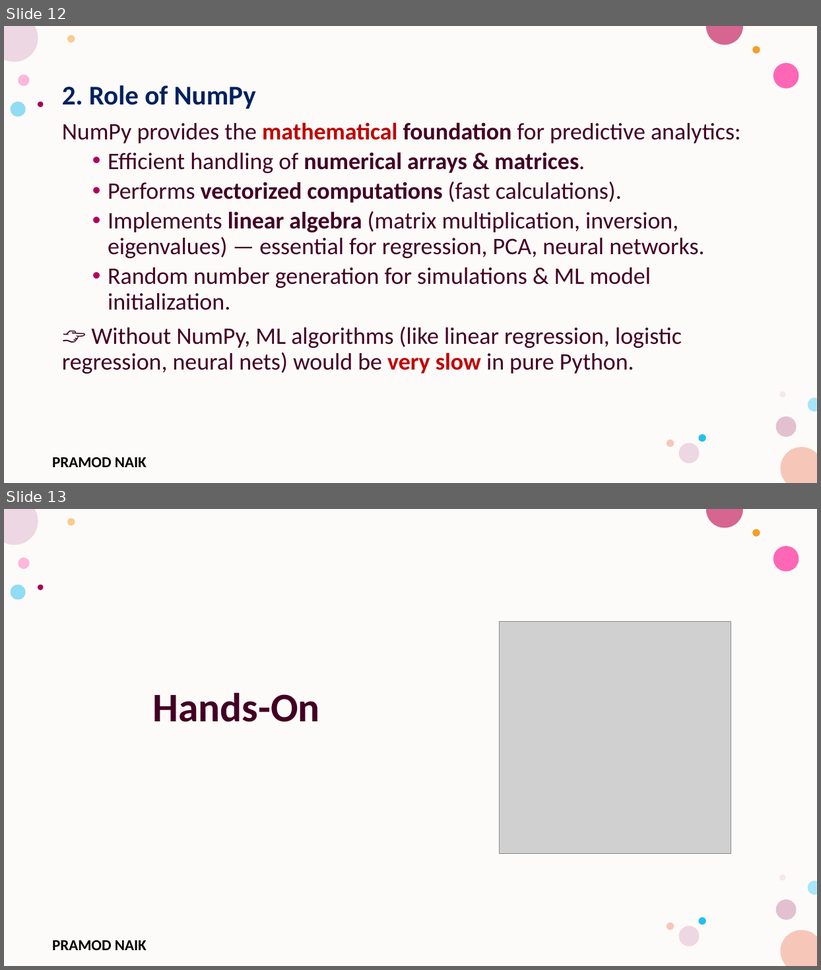
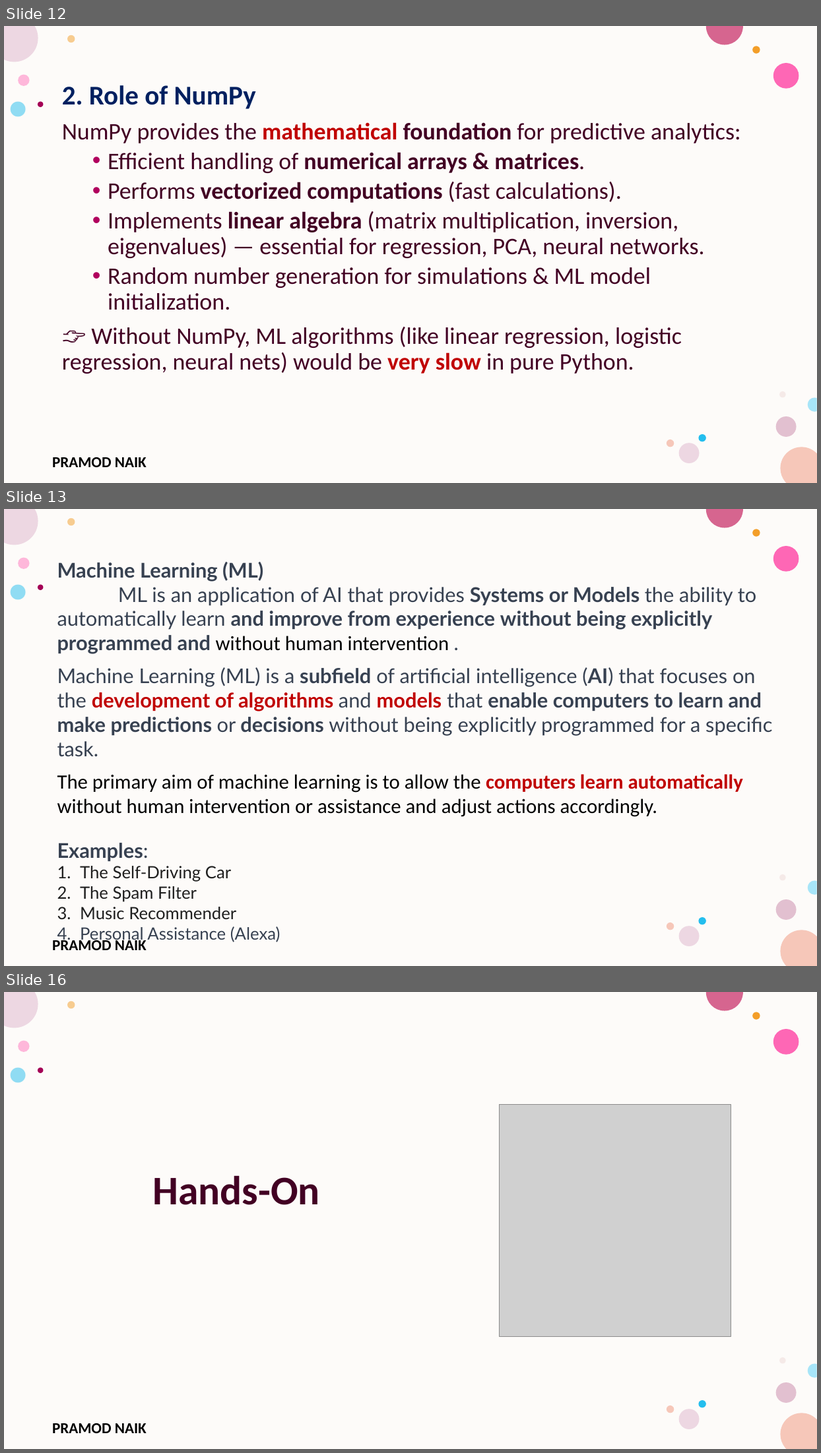
Before and after one commit to PRAMODNAIK-DEV/Python-Predictive-Analytics-Workshop, a slide deck: Introduction to Predictive Analysis.pptx. Shown one above the other, each under a label of ours: slides 12 and 13 before the commit, slides 12, 13 and 16 after it; the slides between them are not shown. The pictures are 821x970 and 821x1453 pixels, drawn with LibreOffice and Linux fonts; fonts in the diff are those of the drawing; grey boxes stand for pictures; background and template pictures are left out. Boxes give left, top, right and bottom in pixels: in the first picture for what was removed or moved away, otherwise in the second. Text is boxed around its words. In the diff, an @@ line names an element or a change of style, - is before the commit and + after.

```diff
--- a/Introduction to Predictive Analysis.pptx
+++ b/Introduction to Predictive Analysis.pptx
@@ slide 13 added at (x1=4, y1=509, x2=817, y2=966), background #FFFFFF; not listed: 17 template elements that a slide beside it also shows @@
@@ text added at (x1=57, y1=562, x2=772, y2=943), 24 pt, text #374151 @@
+Machine Learning (ML)
+ML is an application of AI that provides Systems or Models the ability to automatically learn and improve from experience without being explicitly programmed and without human intervention .
+Machine Learning (ML) is a subfield of artificial intelligence (AI) that focuses on the development of algorithms and models that enable computers to learn and make predictions or decisions without being explicitly programmed for a specific task.
+The primary aim of machine learning is to allow the computers learn automatically without human intervention or assistance and adjust actions accordingly.
+Examples:
+1. The Self-Driving Car
+2. The Spam Filter
+3. Music Recommender
+4. Personal Assistance (Alexa)
@@ what was slide 13 is now slide 16 @@
```
Also in this commit, not shown: 1 slide changed, 2 other slides added, 3 other files.
